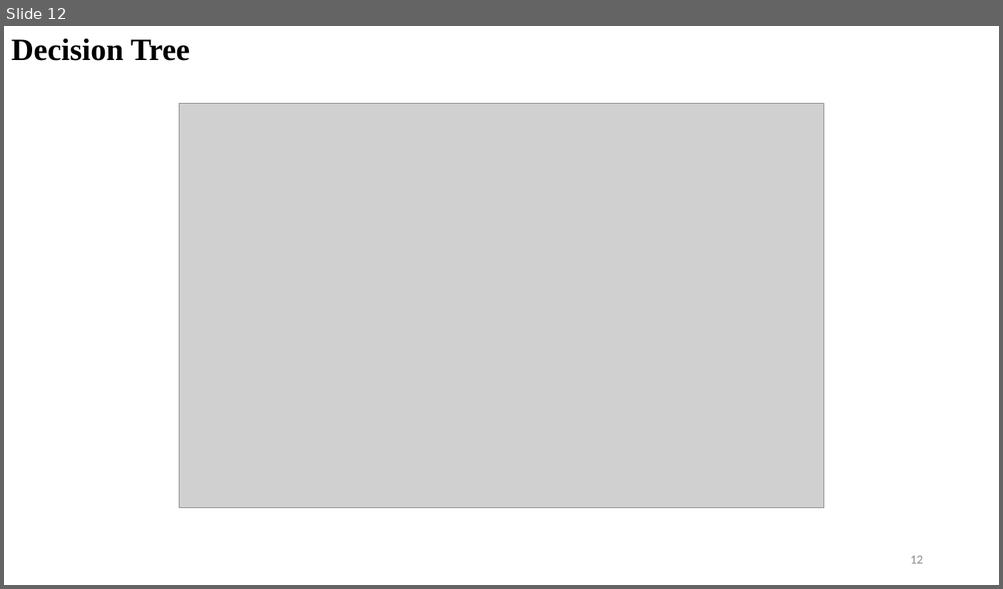
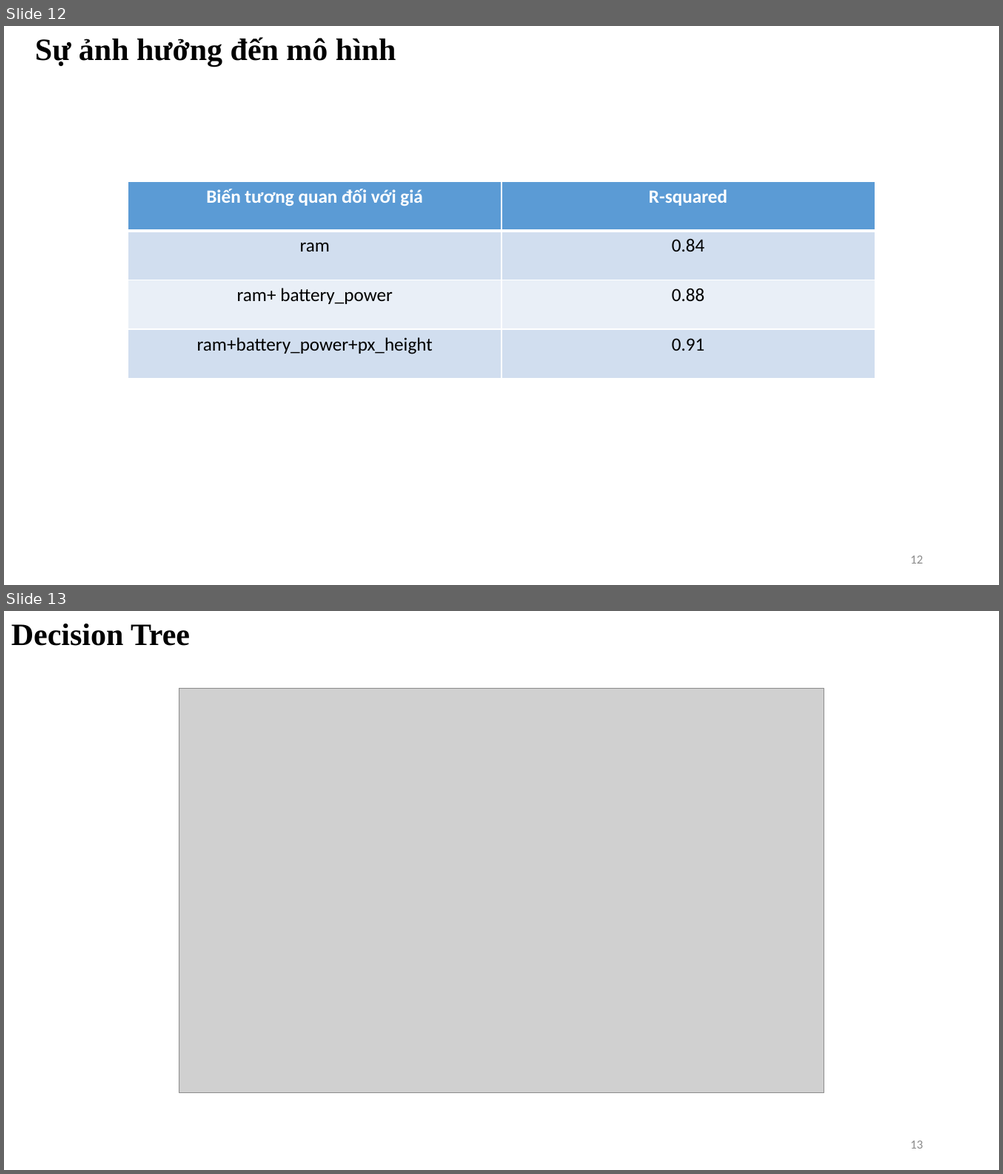
Before and after one commit to quocdunglxag123/Project-DM-Nhom10, a slide deck: Nhom10-report.pptx. Shown one above the other, each under a label of ours: slide 12 before the commit, slides 12 and 13 after it. The pictures are 1003x589 and 1003x1174 pixels, drawn with LibreOffice and Linux fonts; fonts in the diff are those of the drawing; grey boxes stand for pictures. Boxes give left, top, right and bottom in pixels: in the first picture for what was removed or moved away, otherwise in the second. Text is boxed around its words. In the diff, an @@ line names an element or a change of style, - is before the commit and + after.

```diff
--- a/Nhom10-report.pptx
+++ b/Nhom10-report.pptx
@@ slide 12 added at (4, 26, 999, 585), background #FFFFFF @@
@@ text added at (35, 37, 396, 67), 30 pt, text #000000, bold @@
+Sự ảnh hưởng đến mô hình
@@ table added at (128, 182, 874, 379), 4 rows, 2 columns @@
+Biến tương quan đối với giá | R-squared
+ram | 0.84
+ram+ battery_power | 0.88
+ram+battery_power+px_height | 0.91
@@ page number added at (910, 556, 922, 564), 12 pt, text #8C8C8C @@
+12
@@ what was slide 12 is now slide 13 @@
@@ page number at (910, 1141, 922, 1149): text changed @@
-12
+13
```
Also in this commit, not shown: 1 other slide added.
